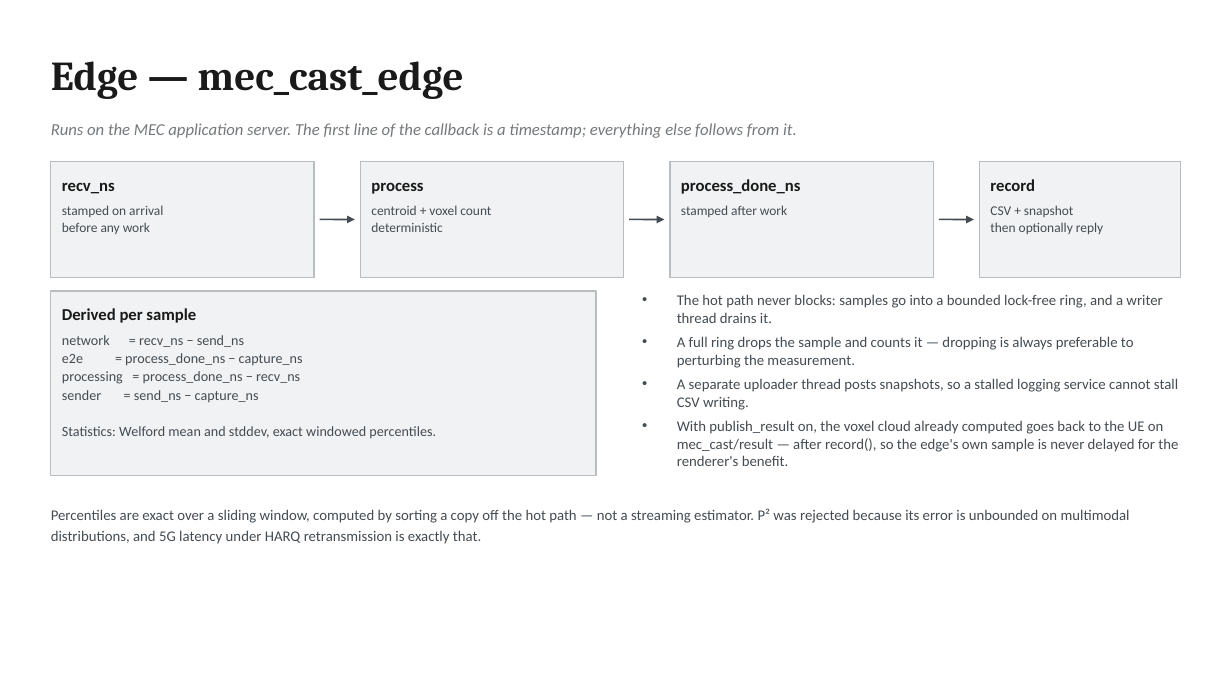
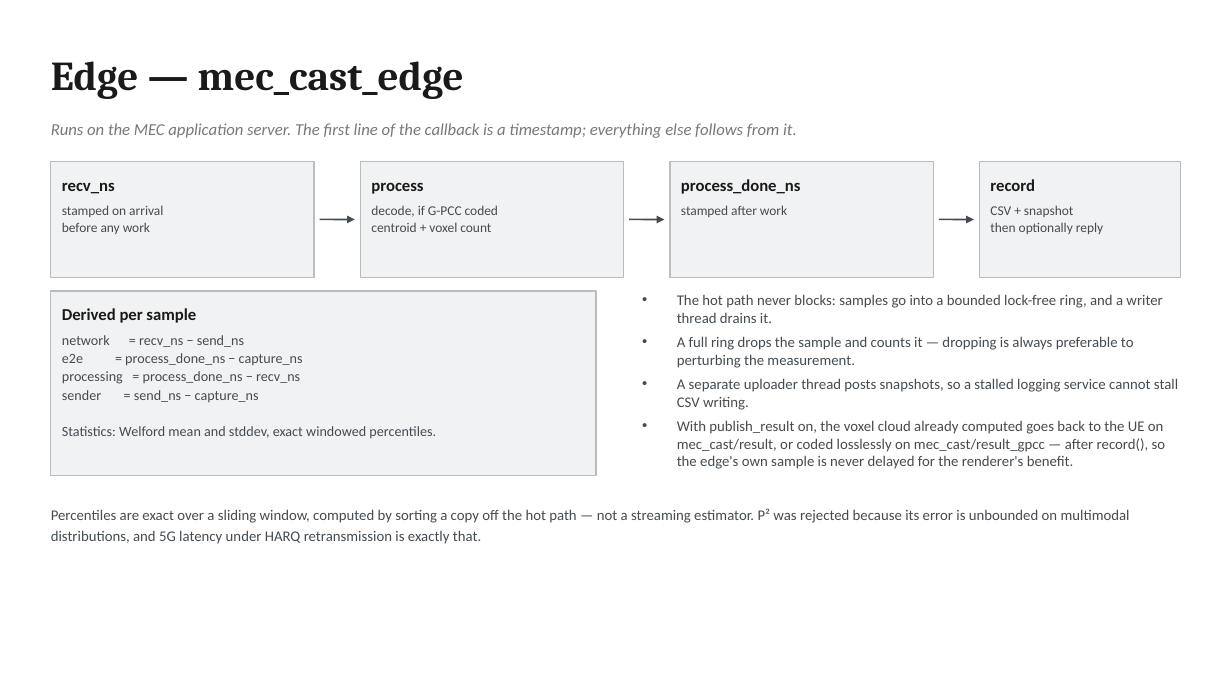
Before and after one commit to morosev/mec-cast, a slide deck: slide 6 of docs/slides/mec-cast-architecture.pptx. Drawn at 1232x693 pixels with LibreOffice and Linux fonts; fonts in the diff are those of the drawing. Boxes give left, top, right and bottom in pixels: in the first picture for what was removed or moved away, otherwise in the second. Text is boxed around its words. In the diff, an @@ line names an element or a change of style, - is before the commit and + after.

Commit message:
The docs, deck and pictures did not show the point-cloud codec
doc-sync over the 29 commits since 8d44766, all tiers.

- Docs: the index points to middleware.md and ADR-0014, the experiment
  guide shows middleware and codec runs, and the ROS README lists the codec
  parameters and its tests.
- Diagrams: the overview, lifecycle and runtime-topology diagrams show raw
  or G-PCC coded clouds, where coding and decoding fall, and CODEC; the
  runtime topology names both near-RT RICs (ADR-0012).
- Deck: slides 5 and 6 show coding and decoding; slide 11 drops Draco for a
  G-PCC campaign. Hero: the client and edge cards and the footer name the
  codec.
- The doc-sync code-to-doc map gains the codec and middleware paths.

```diff
--- a/docs/slides/mec-cast-architecture.pptx
+++ b/docs/slides/mec-cast-architecture.pptx
@@ text at box(371, 205, 498, 217): paragraph added @@
+decode, if G-PCC coded
@@ text at box(371, 222, 442, 232): paragraph removed @@
-deterministic
@@ text at box(677, 420, 1166, 469): text changed @@
-• With publish_result on, the voxel cloud already computed goes back to the UE on mec_cast/result — after record(), so the edge's own sample is never delayed for the renderer's benefit.
+• With publish_result on, the voxel cloud already computed goes back to the UE on mec_cast/result, or coded losslessly on mec_cast/result_gpcc — after record(), so the edge's own sample is never delayed for the renderer's benefit.
```
Also in this commit, not shown: 2 other slides changed, 15 other files.
